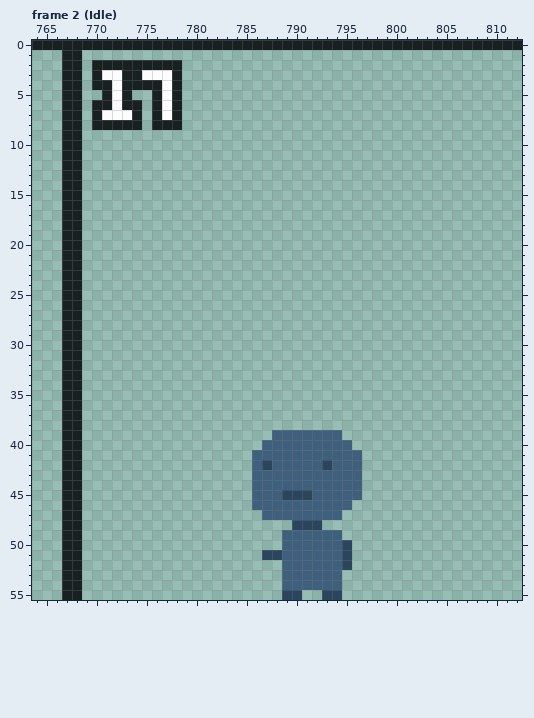
File history of a pixel-art file, 16x16/mockups.aseprite. The picture above was drawn from the file before the commit.
960x56 pixels, 2 frames. Shown: frame 2 (Idle): x 764..812, y 0..55. The commit also changed other frames or places, which this record leaves out.
The result:
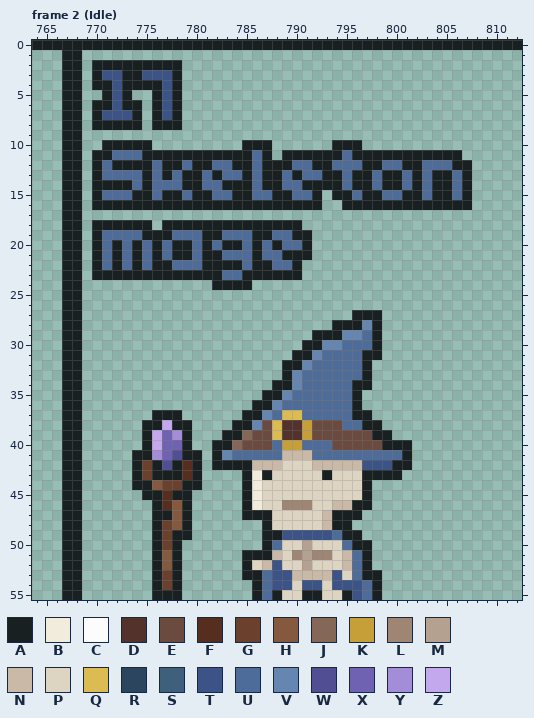
Palette (. is transparent): A #182021  B #f2ecdd  C #fcfcfc  D #53322c  E #6b4a40  F #552e20  G #6b412d  H #84593e  J #856758  K #c79f39  L #9f8574  M #b4a18f  N #c9b9a6  P #ded4c2  Q #dcbb52  R #2b455f  S #3e607d  T #3b5387  U #4e6c99  V #6486b1  W #514e94  X #6f62b3  Y #a38cd8  Z #c3a8ed
Commit: feat: Skeleton Mage & Lich
The edit:
Frame 2 (Idle), layers "Accessories", "Characters", "Boxes":
y 3: x 771..772 CC -> TT; x 775..777 CCC -> TTT
y 4..6: x 772 C -> T; x 777 C -> T
y 7: x 771..773 CCC -> TTT; x 777 C -> T
y 10: x 771..775 ..... -> AAAAA; x 785..787 ... -> AAA; x 794..796 ... -> AAA
y 11: x 770..787 .................. -> AAUUUAAAAAAAAAAAUA; x 789..806 .................. -> AAAAAAUAAAAAAAAAAA
y 12: x 770..807 ...................................... -> AUAAAAUAAUAAUUAAUAAAUUAAUUUAAUUAAUUUAA
y 13: x 770..807 ...................................... -> AUUUUAUAUAAUAUUAUAAUAUUAAUAAUAAUAUAAUA
y 14: x 770..807 ...................................... -> AAAAUAUUUAAUUAAAUAAUUAAAAUAAUAAUAUAAUA
y 15: x 770..792 ....................... -> AUUUAAUAAUAAUUAAUUAAUUA; x 794..807 .............. -> AAUAAUUAAUAAUA
y 16: x 770..792 ....................... -> AAAAAAAAAAAAAAAAAAAAAAA; x 795..807 ............. -> AAAAAAAAAAAAA
y 18: x 770..775 ...... -> AAAAAA; x 777..790 .............. -> AAAAAAAAAAAAAA
y 19: x 770..791 ...................... -> AUUUUAAAUUUAAUUUAAUUAA
y 20: x 770..791 ...................... -> AUAUAUAUAAUAUAAUAUAUUA
y 21: x 770..791 ...................... -> AUAUAUAUAAUAAUUUAUUAAA
y 22: x 770..790 ..................... -> AUAUAUAAUUUAAAAUAAUUA
y 23: x 770..790 ..................... -> AAAAAAAAAAAAAUUAAAAAA
y 24: x 782..785 .... -> AAAA
y 27: x 796..798 ... -> AAA
y 28: x 794..798 ..... -> AAAVA
y 29: x 792..798 ....... -> AAAVVUA
y 30: x 791..798 ........ -> AAVVUUUA
y 31: x 790..798 ......... -> AAVUUUUAA
y 32: x 789..797 ......... -> AAVUUUUUA
y 33: x 789..797 ......... -> AVUUUUUUA
y 34: x 788..797 .......... -> AAVUUUUUAA
y 35: x 787..796 .......... -> AAVUUUUUUA
y 36: x 786..796 ........... -> AAVUUUUUUUA
y 37: x 776..778 ... -> AAA; x 785..797 ............. -> AAVUQQUUUUUAA
y 38: x 775..779 ..... -> AAZAA; x 784..798 ............... -> AAVEQDDKEEEUUAA
y 39: x 775..779 ..... -> AZXYA; x 783..799 .....SSSSSSS..... -> AAJEEQDDKEEEEEEAA
y 40: x 775..779 ..... -> AZXXA; x 782..801 .....SSSSSSSSS...... -> AAJEEEUKKUUUEEEEEAAA
y 41: x 774..780 ....... -> AAYXWAA; x 782..801 ....SSSSSSSSSSS..... -> AVUUUUUNNNUUUUUUUUUA
y 42: x 774..780 ....... -> AGAWAFA; x 782..801 ....SRSSSSSRSSS..... -> AAAANNNPPPNNNNNTTTAA
y 43: x 774..780 ....... -> AGAAAFA; x 785..800 .SSSSSSSSSSS.... -> ABAPPPPPAPPPAAAA
y 44: x 774..780 ....... -> AAHGGAA; x 785..797 .SSSSSSSSSSS. -> ABPPPPPPPPPPA
y 45: x 775..779 ..... -> AAFAA; x 785..797 .SSSRRRSSSSS. -> ABPPPPPPPPPPA
y 46: x 776..779 .... -> AFHA; x 785..797 .SSSSSSSSSS.. -> ABPPLLLPPNNAA
y 47: x 776..779 .... -> AAHA; x 785..796 ..SSSSSSSS.. -> AAAPPPPPNAAA
y 48: x 776..779 .... -> AGHA; x 787..795 ...RRR... -> APPPPPNAA
y 49: x 776..779 .... -> AGAA; x 787..796 ..SSSSSS.. -> AATTTTTUAA
y 50: x 776..778 ... -> AGA; x 787..797 ..SSSSSSR.. -> AUPPMPPPUAA
y 51: x 776..778 ... -> AHA; x 785..797 ..RRSSSSSSR.. -> AAANPLMLLPNUA
y 52: x 776..778 ... -> AHA; x 785..797 ....SSSSSSR.. -> APNTPPMPPPNUA
y 53: x 776..778 ... -> AGA; x 785..798 ....SSSSSS.... -> AAUTTNNNNTPUAA
y 54: x 776..778 ... -> AGA; x 786..798 ...SSSSSS.... -> AUTTPTTPTTTUA
y 55: x 776..778 ... -> AAA; x 786..798 ...RR..RR.... -> AUAPPAAPPATUA
Boxes around the changes in both pictures, in picture pixels (x1, y1, x2, y2):
changed: (92, 70, 472, 290)
changed: (132, 310, 412, 600)
